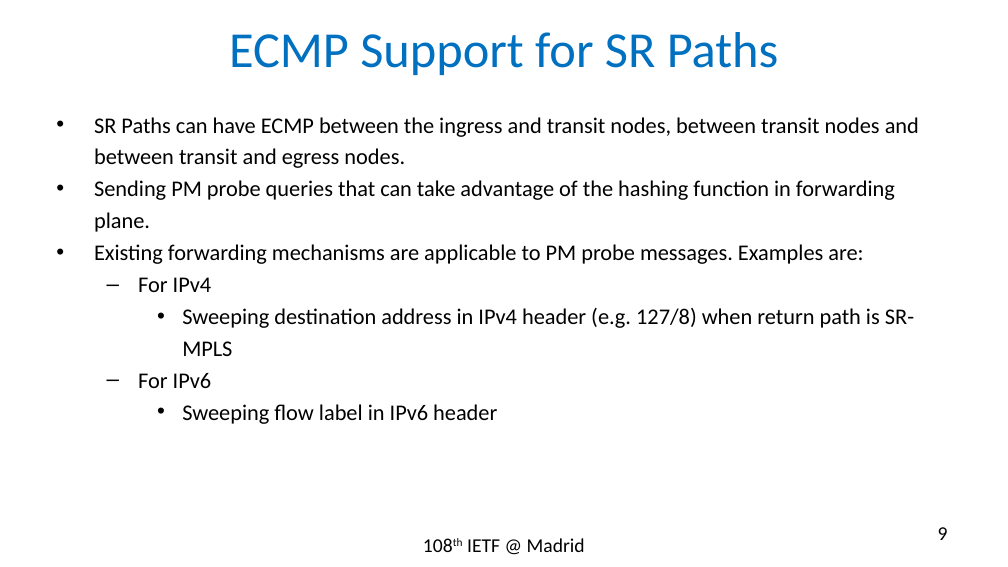
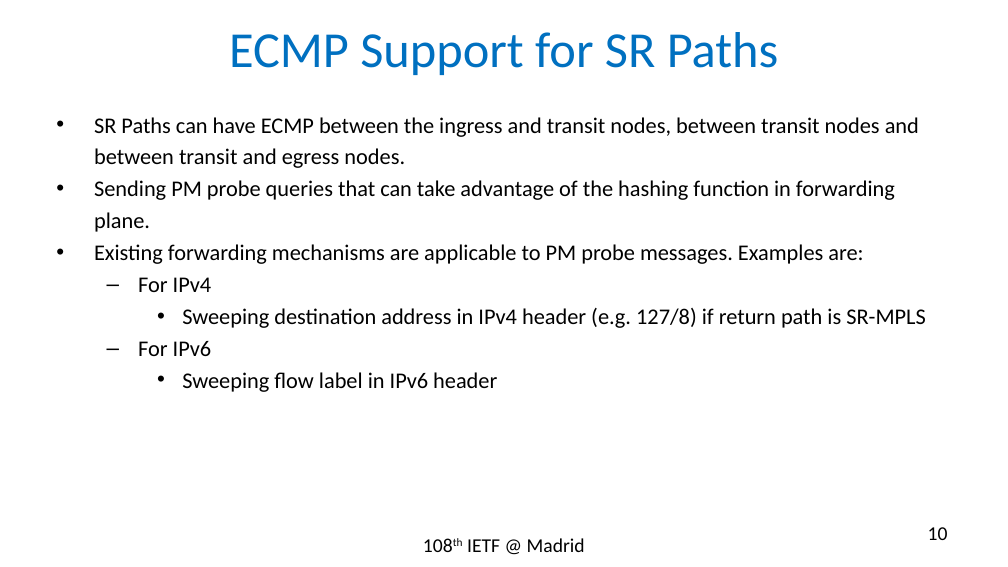
Before and after one commit to rakgandhi/ietf-slides, a slide deck: slide 10 of draft-gandhi-spring-sr-enhanced-plm-01.pptx (slide 9 before the commit). Drawn at 1008x567 pixels with LibreOffice and Linux fonts; fonts in the diff are those of the drawing. Boxes give left, top, right and bottom in pixels: in the first picture for what was removed or moved away, otherwise in the second. Text is boxed around its words. In the diff, an @@ line names an element or a change of style, - is before the commit and + after.

```diff
--- a/draft-gandhi-spring-sr-enhanced-plm-01.pptx
+++ b/draft-gandhi-spring-sr-enhanced-plm-01.pptx
@@ text at bbox=[182, 308, 926, 328]: text changed @@
-    • Sweeping destination address in IPv4 header (e.g. 127/8) when return path is SR-MPLS
+    • Sweeping destination address in IPv4 header (e.g. 127/8) if return path is SR-MPLS
@@ page number at bbox=[928, 527, 948, 540]: text changed @@
-9
+10
```
Also in this commit, not shown: 3 other slides changed, 3 slides removed, 1 other file.
